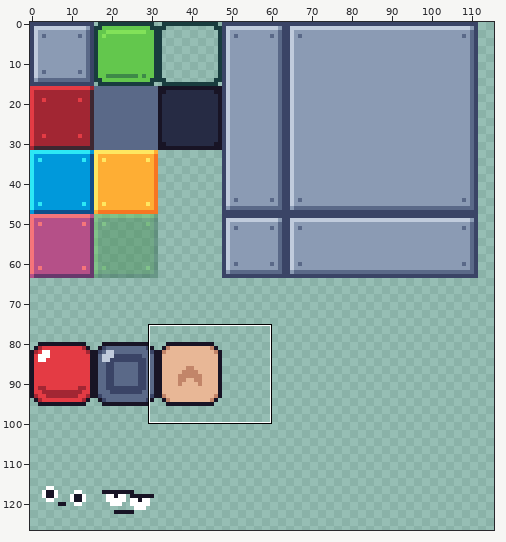
Sprite sheet, stored at assets/images/spritesheet/spritesheet.png. Above: a wide view before the commit, with the close-up outlined.
Close-up. Old version:
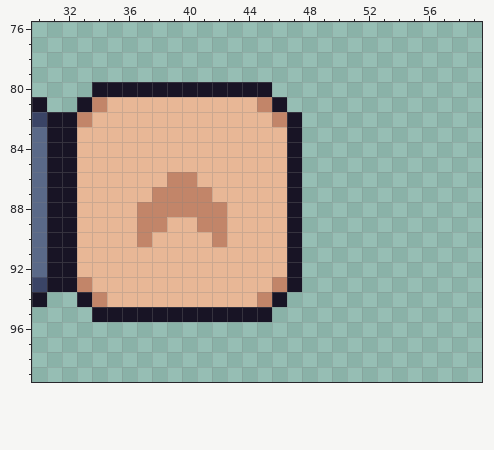
The file is 160x160 pixels. Colours within 5 levels of each other are drawn and written as one. Shown: x 30..59, y 76..99. The wide view leaves out empty margins.
New version:
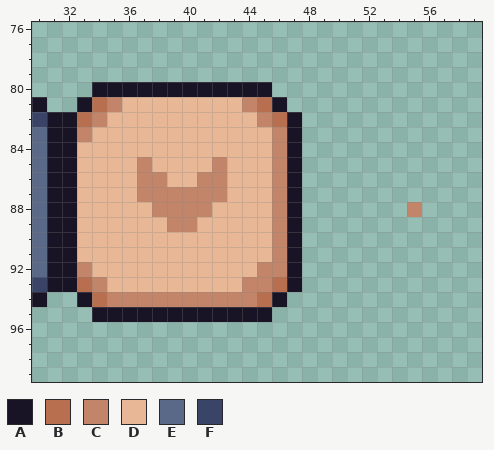
Palette (. is transparent): A #181425  B #b86f50  C #c28569  D #e8b796  E #5a6988  F #3a4466
Edits made:
y 81: x 34..35 CD -> BC; x 44..45 DC -> CB
y 82: x 33..34 CD -> BC; x 45..46 DC -> CB
y 83: x 33 D -> C; x 46 D -> C
y 84: x 46 D -> C
y 85: x 37 D -> C; x 42 D -> C; x 46 D -> C
y 86: x 37..42 DDCCDD -> CCDDCC; x 46 D -> C
y 87: x 37 D -> C; x 42 D -> C; x 46 D -> C
y 88: x 37 C -> D; x 42 C -> D; x 46 D -> C; x 55 . -> C
y 89: x 37..42 CCDDCC -> DDCCDD; x 46 D -> C
y 90: x 37 C -> D; x 42 C -> D; x 46 D -> C
y 91: x 46 D -> C
y 92: x 33 D -> C; x 45..46 DD -> CC
y 93: x 33..34 CD -> BC; x 44..46 DDC -> CCB
y 94: x 34..45 CDDDDDDDDDDC -> BCCCCCCCCCCB
